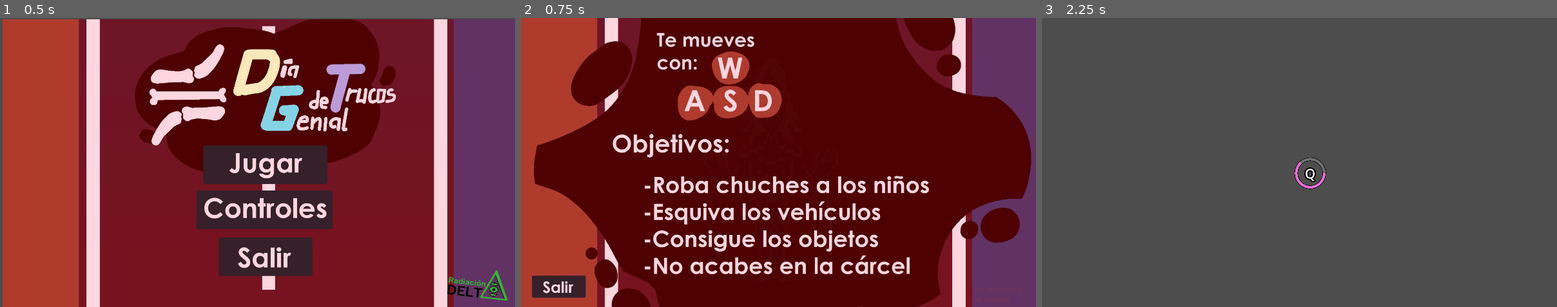
Above: before the commit, frames 1-3 (left to right).
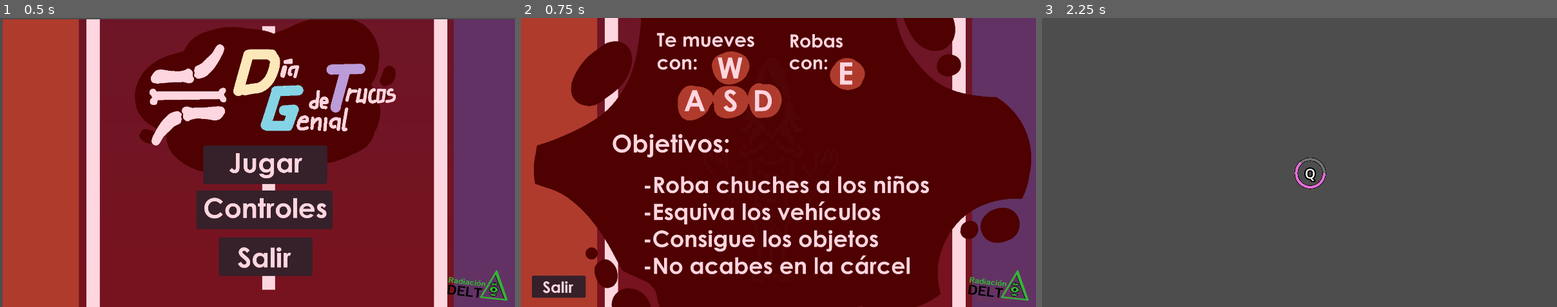
Above: after the commit, the same moments.

Repository: Mantequill/RadiDelta
Game: Godot game, scene res://02_scenes/04_screens/main_menu.tscn
The game is run twice, just before and just after one commit, with the same random seed, the same clock (stepped at 60 frames per second) and the same inputs. This scene is started directly instead of the project's main scene. Sound files missing from this copy of the repository are replaced by a short silence.
Inputs (mouse positions are in pixels of both pictures, inside the frame that each line leads up to):
- Up to frame 1 (0.5 s): no input
- Up to frame 2 (0.75 s): click (783, 208) at 0.5 s
- Up to frame 3 (2.25 s): click (1078, 286) at 1.25 s; click (1304, 165) at 2 s

Frame 1 is identical in both runs. In frame 2, 1.4% of the frame differs, in the area x 52-99%, y 5-98%; in frame 3, nothing differs.

Commit message:
Merge conflic solicionado??
Espero que si dios mi por favor en serio por favor

Diff:
--- a/radi-delta/02_scenes/04_screens/Rules.tscn
+++ b/radi-delta/02_scenes/04_screens/Rules.tscn
@@ -1,18 +1,57 @@
-[gd_scene load_steps=7 format=3 uid="uid://bvwly8tgjjfju"]
+[gd_scene load_steps=11 format=3 uid="uid://0xgsv2bp32dr"]
 
-[ext_resource type="Script" uid="uid://bi4hffro6hw1v" path="res://02_scenes/04_screens/rules.gd" id="1_l8ugq"]
 [ext_resource type="Texture2D" uid="uid://c0yf2x4a1he3j" path="res://01_assets/01_sprites/Ruruskaado.webp" id="1_sq6qb"]
+[ext_resource type="Script" path="res://02_scenes/04_screens/rules.gd" id="1_vv7jq"]
+[ext_resource type="Texture2D" uid="uid://cw5jit4lragjn" path="res://01_assets/01_sprites/Controles_v02.png" id="2_vv7jq"]
 [ext_resource type="Texture2D" uid="uid://c50dmo7whs0ui" path="res://01_assets/01_sprites/botonSalir.png" id="3_hvst2"]
-[ext_resource type="Texture2D" uid="uid://bic3ovxoh2ig0" path="res://01_assets/01_sprites/Controles.png" id="3_xn3aa"]
 [ext_resource type="Texture2D" uid="uid://d323pqjh37vjx" path="res://01_assets/01_sprites/botonSalir_click.png" id="4_vv7jq"]
 [ext_resource type="Texture2D" uid="uid://c2mugmqcwq52v" path="res://01_assets/01_sprites/botonSalir_hovered.png" id="5_bmer3"]
+[ext_resource type="Texture2D" uid="uid://ccuhjgq0lch2r" path="res://01_assets/01_sprites/lOGOdeltas.png" id="7_bmer3"]
+
+[sub_resource type="Animation" id="Animation_jk48b"]
+length = 0.001
+tracks/0/type = "value"
+tracks/0/imported = false
+tracks/0/enabled = true
+tracks/0/path = NodePath("LOgOdeltas:rotation")
+tracks/0/interp = 1
+tracks/0/loop_wrap = true
+tracks/0/keys = {
+"times": PackedFloat32Array(0),
+"transitions": PackedFloat32Array(1),
+"update": 0,
+"values": [0.0]
+}
+
+[sub_resource type="Animation" id="Animation_aboqi"]
+resource_name = "logo"
+length = 2.0
+loop_mode = 1
+tracks/0/type = "value"
+tracks/0/imported = false
+tracks/0/enabled = true
+tracks/0/path = NodePath("LOgOdeltas:rotation")
+tracks/0/interp = 1
+tracks/0/loop_wrap = true
+tracks/0/keys = {
+"times": PackedFloat32Array(0, 1),
+"transitions": PackedFloat32Array(1e-05, 1e-05),
+"update": 0,
+"values": [-0.11519173063162616, 0.11519173063162616]
+}
+
+[sub_resource type="AnimationLibrary" id="AnimationLibrary_e7s3i"]
+_data = {
+&"RESET": SubResource("Animation_jk48b"),
+&"logo": SubResource("Animation_aboqi")
+}
 
 [node name="Rules" type="Node2D"]
-script = ExtResource("1_l8ugq")
+script = ExtResource("1_vv7jq")
 
 [node name="Controles" type="Sprite2D" parent="."]
 position = Vector2(960, 540)
-texture = ExtResource("3_xn3aa")
+texture = ExtResource("2_vv7jq")
 
 [node name="back" type="TextureButton" parent="."]
 offset_left = 32.0
@@ -31,4 +70,15 @@
 scale = Vector2(0.5577272, 0.7775)
 texture = ExtResource("1_sq6qb")
 
+[node name="LOgOdeltas" type="Sprite2D" parent="."]
+position = Vector2(1779, 990)
+scale = Vector2(0.23148136, 0.2314814)
+texture = ExtResource("7_bmer3")
+
+[node name="AnimationPlayer" type="AnimationPlayer" parent="."]
+libraries = {
+&"": SubResource("AnimationLibrary_e7s3i")
+}
+autoplay = "logo"
+
 [connection signal="pressed" from="back" to="." method="_on_back_pressed"]
--- a/radi-delta/02_scenes/04_screens/dead.tscn
+++ b/radi-delta/02_scenes/04_screens/dead.tscn
@@ -1,6 +1,6 @@
-[gd_scene load_steps=14 format=3 uid="uid://dcno1ynpm1ji6"]
+[gd_scene load_steps=14 format=3 uid="uid://6nx8wjdtc8cv"]
 
-[ext_resource type="Script" uid="uid://d2ad2n16t6u1j" path="res://02_scenes/04_screens/dead.gd" id="1_bfgqp"]
+[ext_resource type="Script" path="res://02_scenes/04_screens/dead.gd" id="1_30xeo"]
 [ext_resource type="Texture2D" uid="uid://bs7tbmfpmcuhb" path="res://01_assets/01_sprites/PantallaMuerte.png" id="2_30xeo"]
 [ext_resource type="Texture2D" uid="uid://c50dmo7whs0ui" path="res://01_assets/01_sprites/botonSalir.png" id="3_bfgqp"]
 [ext_resource type="Texture2D" uid="uid://d323pqjh37vjx" path="res://01_assets/01_sprites/botonSalir_click.png" id="4_ib1er"]
@@ -77,7 +77,7 @@
 }
 
 [node name="dead" type="Node2D"]
-script = ExtResource("1_bfgqp")
+script = ExtResource("1_30xeo")
 
 [node name="background" type="TextureRect" parent="."]
 offset_left = -19.0
--- a/radi-delta/02_scenes/04_screens/main_menu.tscn
+++ b/radi-delta/02_scenes/04_screens/main_menu.tscn
@@ -1,6 +1,6 @@
-[gd_scene load_steps=17 format=3 uid="uid://b51ugxwelg4ij"]
+[gd_scene load_steps=17 format=3 uid="uid://bgwv1w32hegoc"]
 
-[ext_resource type="Script" uid="uid://babnc6cfsqoy3" path="res://02_scenes/04_screens/main_menu.gd" id="1_3kh57"]
+[ext_resource type="Script" path="res://02_scenes/04_screens/main_menu.gd" id="1_aboqi"]
 [ext_resource type="Texture2D" uid="uid://byeacr5bh3j76" path="res://01_assets/01_sprites/MenuFondo.png" id="2_5oke2"]
 [ext_resource type="AudioStream" uid="uid://lc3sox8ksuc2" path="res://01_assets/03_sound/01_sfx/deadsound.mp3" id="2_7uqsd"]
 [ext_resource type="Texture2D" uid="uid://brugjbggjn5xc" path="res://01_assets/01_sprites/BotonJugar.png" id="3_3644c"]
@@ -13,23 +13,6 @@
 [ext_resource type="Texture2D" uid="uid://gpc2a5kk7ve8" path="res://01_assets/01_sprites/botonControles_hovered.png" id="8_e7s3i"]
 [ext_resource type="Texture2D" uid="uid://c2mugmqcwq52v" path="res://01_assets/01_sprites/botonSalir_hovered.png" id="9_yhidp"]
 [ext_resource type="Texture2D" uid="uid://ccuhjgq0lch2r" path="res://01_assets/01_sprites/lOGOdeltas.png" id="13_aboqi"]
-
-[sub_resource type="Animation" id="Animation_aboqi"]
-resource_name = "logo"
-length = 2.0
-loop_mode = 1
-tracks/0/type = "value"
-tracks/0/imported = false
-tracks/0/enabled = true
-tracks/0/path = NodePath("LOgOdeltas:rotation")
-tracks/0/interp = 1
-tracks/0/loop_wrap = true
-tracks/0/keys = {
-"times": PackedFloat32Array(0, 1),
-"transitions": PackedFloat32Array(1e-05, 1e-05),
-"update": 0,
-"values": [-0.11519173063162615, 0.11519173063162615]
-}
 
 [sub_resource type="Animation" id="Animation_jk48b"]
 length = 0.001
@@ -46,6 +29,23 @@
 "values": [0.0]
 }
 
+[sub_resource type="Animation" id="Animation_aboqi"]
+resource_name = "logo"
+length = 2.0
+loop_mode = 1
+tracks/0/type = "value"
+tracks/0/imported = false
+tracks/0/enabled = true
+tracks/0/path = NodePath("LOgOdeltas:rotation")
+tracks/0/interp = 1
+tracks/0/loop_wrap = true
+tracks/0/keys = {
+"times": PackedFloat32Array(0, 1),
+"transitions": PackedFloat32Array(1e-05, 1e-05),
+"update": 0,
+"values": [-0.11519173063162616, 0.11519173063162616]
+}
+
 [sub_resource type="AnimationLibrary" id="AnimationLibrary_e7s3i"]
 _data = {
 &"RESET": SubResource("Animation_jk48b"),
@@ -53,7 +53,7 @@
 }
 
 [node name="MainMenu" type="Node2D"]
-script = ExtResource("1_3kh57")
+script = ExtResource("1_aboqi")
 
 [node name="background" type="TextureRect" parent="."]
 offset_left = 10.0
Binary file removed: radi-delta/01_assets/01_sprites/Controles.png
Binary file added: radi-delta/01_assets/01_sprites/Controles_v02.png
Not shown, changed: radi-delta/01_assets/01_sprites/Controles_v02.png.import
Not shown: 1 places in radi-delta/02_scenes/04_screens/Play_menu.tscn that only renumber resources
